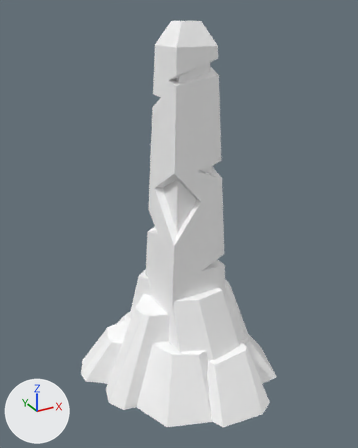
What one commit did to the FBX model Assets/Models/Undead/MediumMore_SF_Env_Undead_LavaPillar_01.fbx.
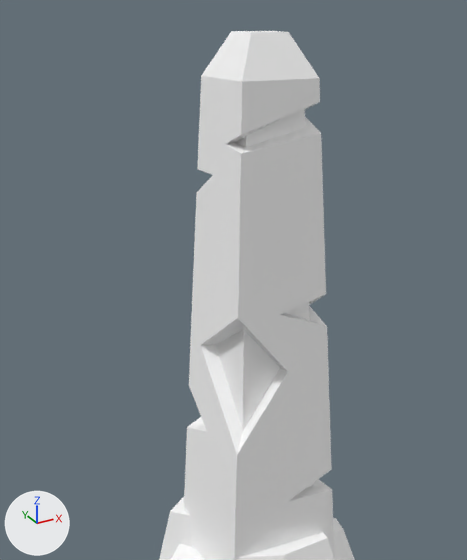
Each version is shown whole from a 50 mm lens placed at (-5.76, -10.55, 9.87), pointed at (0.0, -0.08, 4.63), then close up on the part from 13% to 83% of the width and 1% to 68% of the height. The axes (+X, +Y, +Z) are drawn at lower left. The lights are the same throughout. Where no turn or scale is listed for an object, it has been applied to the vertices.

In view in the first close-up: 'SF_Env_Undead_LavaPillar_01'.
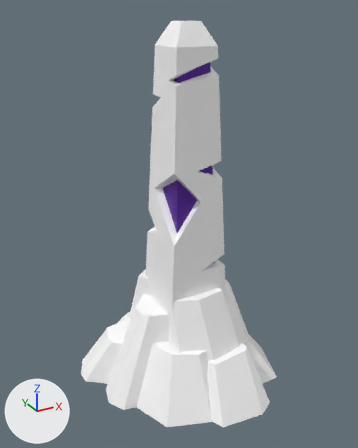
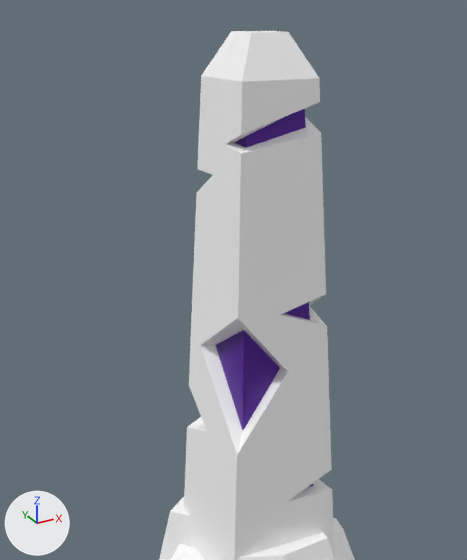
Boxes (x1, y1, x2, y2) around the edits, measured in the close-ups (467 x 560 px):
part 1 of me_mesh, recoloured (grey to purple): (215, 302, 313, 487) in both
part 2 of me_mesh, recoloured (grey to purple): (235, 109, 306, 148) in both

Patch to the scene script:
```diff
--- a/Assets/Models/Undead/MediumMore_SF_Env_Undead_LavaPillar_01.fbx.py
+++ b/Assets/Models/Undead/MediumMore_SF_Env_Undead_LavaPillar_01.fbx.py
@@ mat_lambert19 @@
+mat_lambert19 = principled_material('lambert19')
+mat_lambert19.base_color = (0.0799, 0.0, 0.305)  # purple #500096
@@ me_mesh @@
 me_mesh.from_pydata(...)  # 203 vertices, 290 faces; spans x -2.7..2.7, y -2.86..2.86, z 0.0..9.56
 # used by ob_sf_env_undead_lavapillar_01; location = (0.0, 0.0, 0.0)
+# me_mesh part 1: 11 of the faces centred in x -0.39..0.73, y -0.71..0.43, z 3.67..6.21 switch from mat_pasted__pasted__lambert15 (its picture is missing) to mat_lambert19 (purple #500096)
+# me_mesh part 2: 8 of the faces centred in x -0.28..0.58, y -0.55..0.3, z 7.78..8.61 switch from mat_pasted__pasted__lambert15 (its picture is missing) to mat_lambert19 (purple #500096)
```
